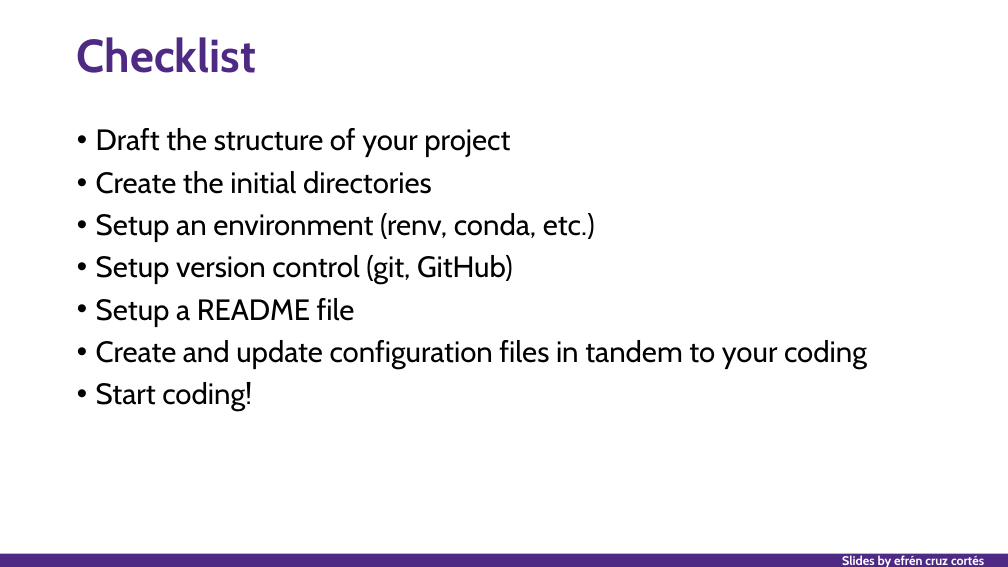
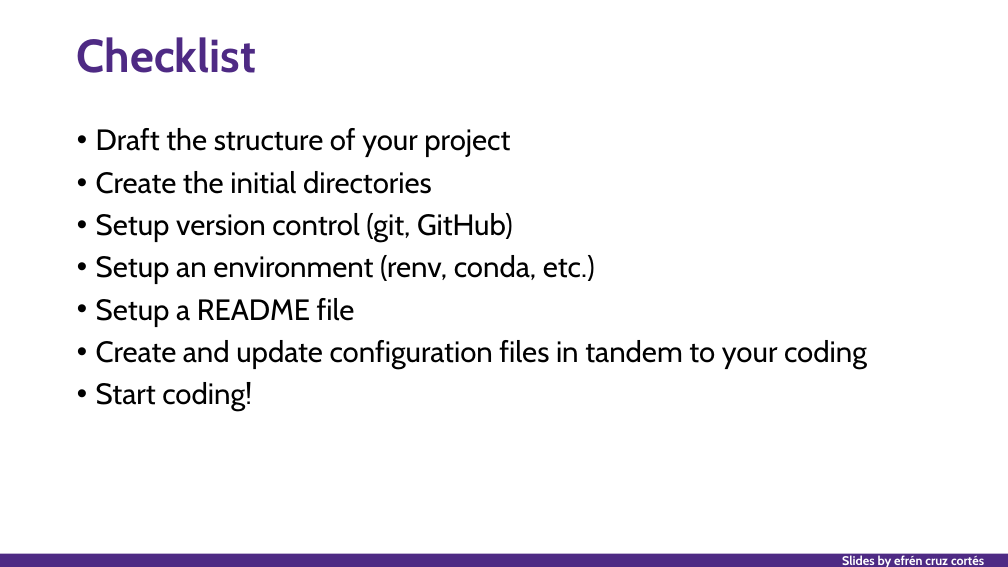
Before and after one commit to nuitrcs/researchers_guide_to_code_organization, a slide deck: slide 105 of researchers_guide_to_code_organization_day_1.pptx (slide 102 before the commit). Drawn at 1008x567 pixels with LibreOffice and Linux fonts; fonts in the diff are those of the drawing. Boxes give left, top, right and bottom in pixels: in the first picture for what was removed or moved away, otherwise in the second. Text is boxed around its words. In the diff, an @@ line names an element or a change of style, - is before the commit and + after.

```diff
--- a/researchers_guide_to_code_organization_day_1.pptx
+++ b/researchers_guide_to_code_organization_day_1.pptx
@@ text at (x1=96, y1=213, x2=513, y2=242): paragraph added @@
+• Setup version control (git, GitHub)
@@ text at (x1=96, y1=255, x2=513, y2=284): paragraph removed @@
-• Setup version control (git, GitHub)
```
Also in this commit, not shown: 12 other slides changed, 3 slides added, 4 other files.
